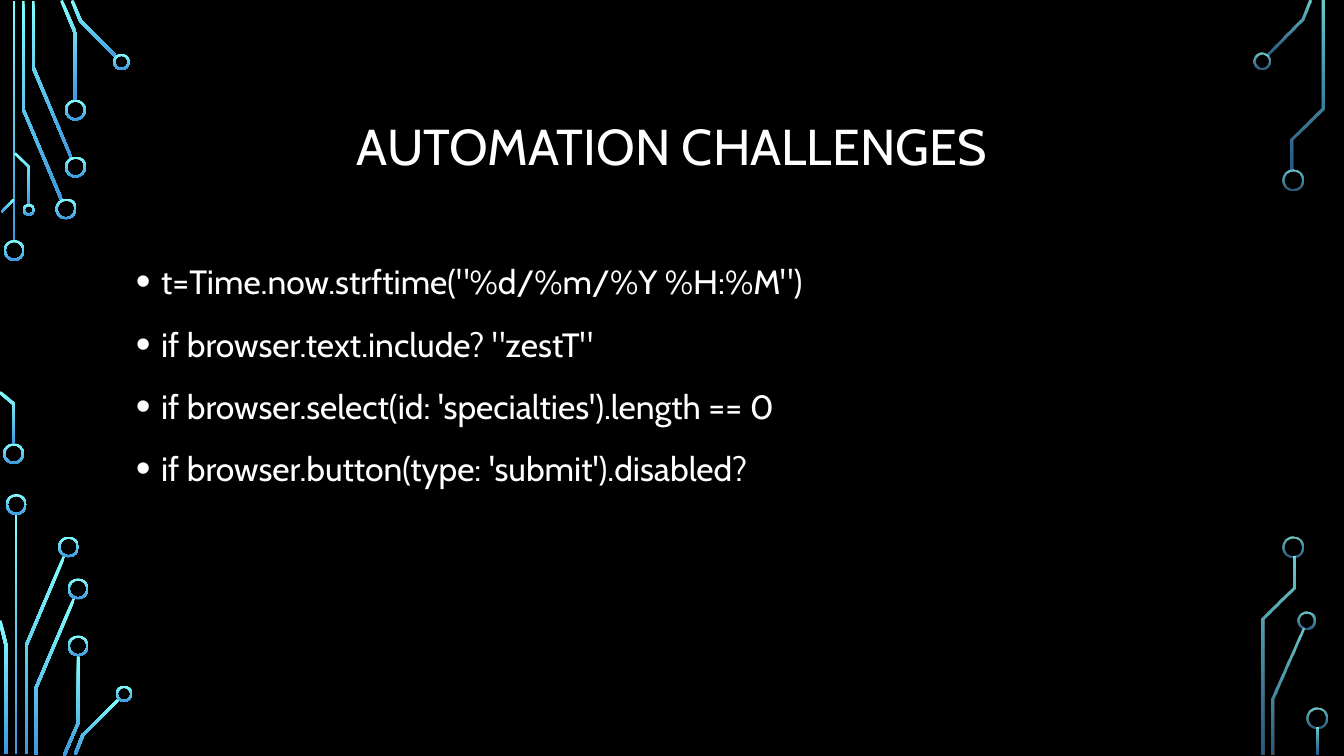
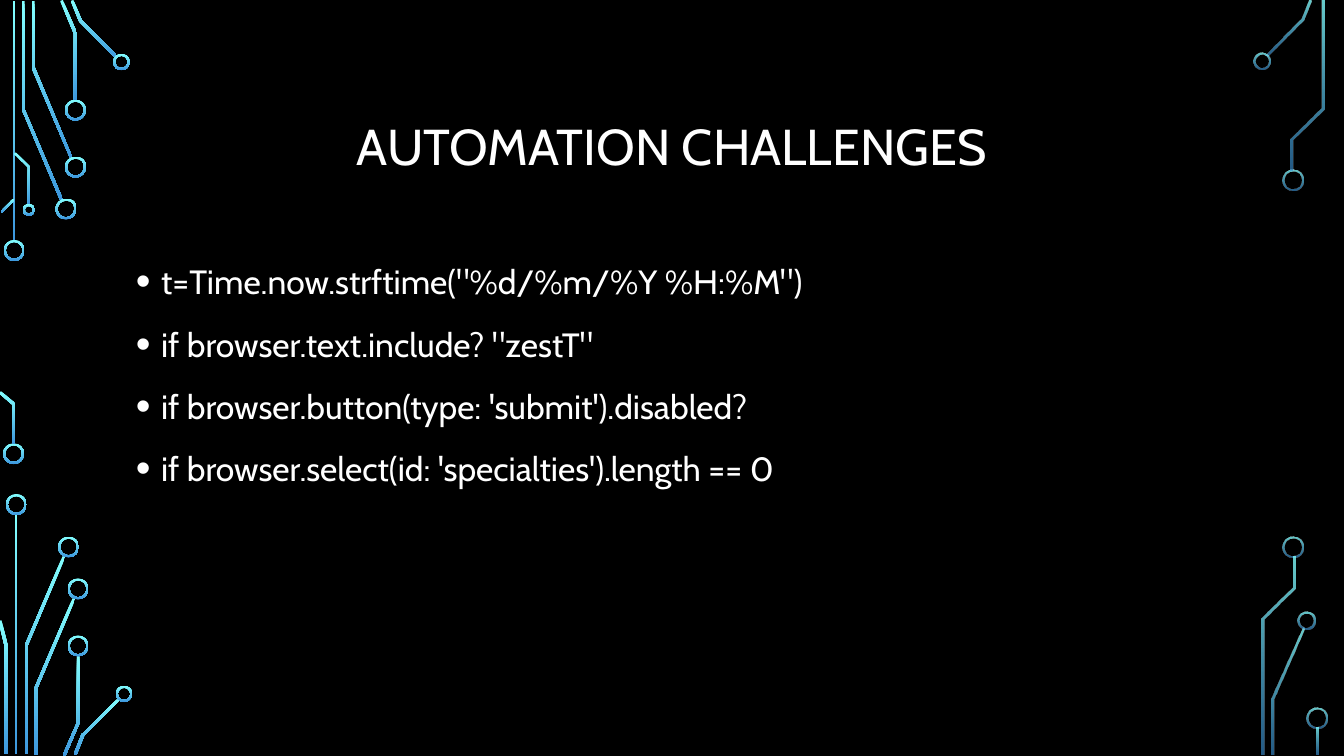
Before and after one commit to Johnferguson1440/Class12Capstone, a slide deck: slide 4 of Capstone presentation.pptx. Drawn at 1344x756 pixels with LibreOffice and Linux fonts; fonts in the diff are those of the drawing; background and template pictures are left out. Boxes give left, top, right and bottom in pixels: in the first picture for what was removed or moved away, otherwise in the second. Text is boxed around its words. In the diff, an @@ line names an element or a change of style, - is before the commit and + after.

```diff
--- a/Capstone presentation.pptx
+++ b/Capstone presentation.pptx
@@ text at [161, 393, 747, 427]: paragraph added @@
+• if browser.button(type: 'submit').disabled?
@@ text at [161, 455, 747, 489]: paragraph removed @@
-• if browser.button(type: 'submit').disabled?
```
Also in this commit, not shown: 1 other file.
